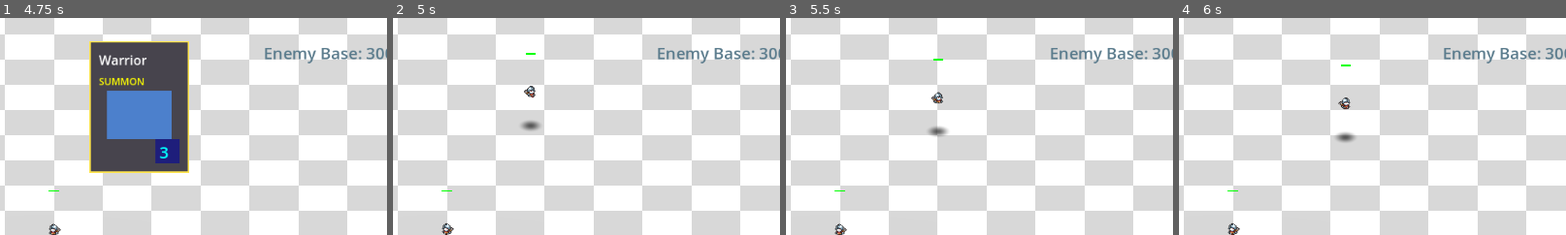
Above: before the commit, frames 1-4 (left to right).
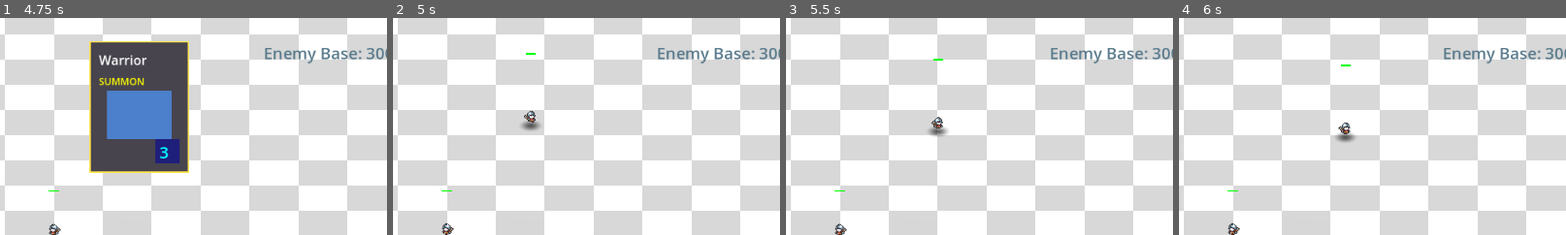
Above: after the commit, the same moments.

Repository: amari-charles/project-summoner
Game: Godot game, scene res://scenes/ui/main_menu.tscn
Two runs of this game, one before a commit and one after it. Both use one fixed random seed, a clock stepped at 60 frames per second and the inputs below.
Inputs (mouse positions are % of the whole screen's width and height, from its top left):
- Up to frame 1 (4.75 s): click "PLAY" at 0.5 s; click "SELECT" at 1.25 s; click "CHOOSE WARRIOR" at 2 s; click (32, 26) at 2.75 s; click "START BATTLE" at 3.5 s; tap Enter at 4.25 s; drag from (50, 83) to (60, 28) at 4.27 s
- Up to frame 2 (5 s): no input
- Up to frame 3 (5.5 s): drag from (30, 55) to (45, 70) at 5.02 s
- Up to frame 4 (6 s): move the mouse to (60, 28) at 5.77 s; tap 1 at 5.85 s; click (60, 28) at 5.92 s
The pictures show only the part of the screen within x 43-93%, y 4-54%; the shares and areas given below are measured in that part.

Frame 1 is identical in both runs. In frame 2, 0.2% of the frame differs, in the area x 33-37%, y 31-49%; in frame 3, 0.2%; in frame 4, 0.2%, in the area x 41-45%, y 36-54%.

Commit message:
Add manual feet offset system for precise shadow alignment
Changes:
- Add feet_offset_pixels export to SpriteCharacter2D5Component
  - Configurable offset from texture bottom to actual character feet
  - Accounts for empty transparent space below sprite artwork
- Update alignment calculation to use offset
  - Formula: position.y = viewport.size.y - ((texture_height / 2) - feet_offset) * scale.y
- Add sprite_feet_offset_pixels to Unit3D for easy per-unit configuration
- Configure warrior and archer with 38px offset for soldier sprites

Result: Shadows now align closely with character feet (good enough for production)

🤖 Generated with [Claude Code](https://claude.com/claude-code)

Co-Authored-By: Claude <noreply@anthropic.com>

Diff:
--- a/scenes/units/archer_3d.tscn
+++ b/scenes/units/archer_3d.tscn
@@ -21,6 +21,7 @@
 is_ranged = true
 projectile_id = "arrow"
 sprite_frames = ExtResource("2_frames")
+sprite_feet_offset_pixels = 38.0
 
 [node name="CollisionShape3D" type="CollisionShape3D" parent="."]
 transform = Transform3D(1, 0, 0, 0, 1, 0, 0, 0, 1, 0, 0.8, 0)
--- a/scenes/units/warrior_3d.tscn
+++ b/scenes/units/warrior_3d.tscn
@@ -20,6 +20,7 @@
 aggro_radius = 20.0
 is_ranged = false
 sprite_frames = ExtResource("2_frames")
+sprite_feet_offset_pixels = 38.0
 
 [node name="CollisionShape3D" type="CollisionShape3D" parent="."]
 transform = Transform3D(1, 0, 0, 0, 1, 0, 0, 0, 1, 0, 0.8, 0)
--- a/scripts/units/sprite_character_2d5_component.gd
+++ b/scripts/units/sprite_character_2d5_component.gd
@@ -3,6 +3,11 @@
 
 ## Sprite-based 2.5D Character Rendering Component
 ## Renders 2D sprite animations in 3D space using AnimatedSprite2D + SubViewport
+
+## Offset in pixels from texture bottom to actual character feet
+## Use this when sprite artwork has empty space below the character's feet
+## Example: 100px texture with feet at 70px from top = 30px offset
+@export var feet_offset_pixels: float = 0.0
 
 @onready var sprite_3d: Sprite3D = $Sprite3D
 @onready var viewport: SubViewport = $Sprite3D/SubViewport
@@ -79,12 +84,12 @@
 	var texture_size = _get_current_frame_size()
 
 	if texture_size.y > 0:
-		# PRECISE: Calculate position so sprite's bottom edge aligns with viewport bottom
-		# With centered=true: bottom_edge_y = sprite.position.y + (texture_height / 2) * sprite.scale.y
-		# We want: bottom_edge_y = viewport.size.y
-		# Therefore: sprite.position.y = viewport.size.y - (texture_height / 2) * sprite.scale.y
-		character_sprite.position.y = viewport.size.y - (texture_size.y / 2.0) * character_sprite.scale.y
-		print("SpriteChar2D5: Precise feet alignment - texture=%s, scale=%s, pos.y=%.1f" % [texture_size, character_sprite.scale, character_sprite.position.y])
+		# PRECISE: Calculate position so sprite's actual feet align with viewport bottom
+		# With centered=true: feet_y = sprite.position.y + ((texture_height / 2) - feet_offset) * sprite.scale.y
+		# We want: feet at viewport bottom, accounting for empty space below feet
+		# Therefore: sprite.position.y = viewport.size.y - ((texture_height / 2) - feet_offset) * sprite.scale.y
+		character_sprite.position.y = viewport.size.y - ((texture_size.y / 2.0) - feet_offset_pixels) * character_sprite.scale.y
+		print("SpriteChar2D5: Precise feet alignment - texture=%s, scale=%s, offset=%.1fpx, pos.y=%.1f" % [texture_size, character_sprite.scale, feet_offset_pixels, character_sprite.position.y])
 	else:
 		# FALLBACK: No texture data available yet, use approximate positioning
 		character_sprite.position.y = viewport.size.y * 0.8
--- a/scripts/units/unit_3d.gd
+++ b/scripts/units/unit_3d.gd
@@ -31,6 +31,7 @@
 
 ## Visuals
 @export var sprite_frames: SpriteFrames = null  # Animation frames for this unit
+@export var sprite_feet_offset_pixels: float = 0.0  ## Offset from texture bottom to actual feet (for sprites with empty space below)
 
 ## Shadow settings
 @export var shadow_enabled: bool = true
@@ -93,6 +94,11 @@
 	if component_scene:
 		visual_component = component_scene.instantiate()
 		visual_component.name = "Visual"  # Name it so HP bars can find it
+
+		# Configure feet offset if specified
+		if sprite_feet_offset_pixels > 0.0 and "feet_offset_pixels" in visual_component:
+			visual_component.feet_offset_pixels = sprite_feet_offset_pixels
+
 		add_child(visual_component)
 
 		# Set sprite frames if provided
